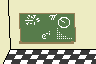
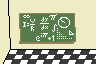
Revision of a layered 96 x 64 image; what changed, layer by layer:
painted on "Background" over (23, 15, 74, 41)
